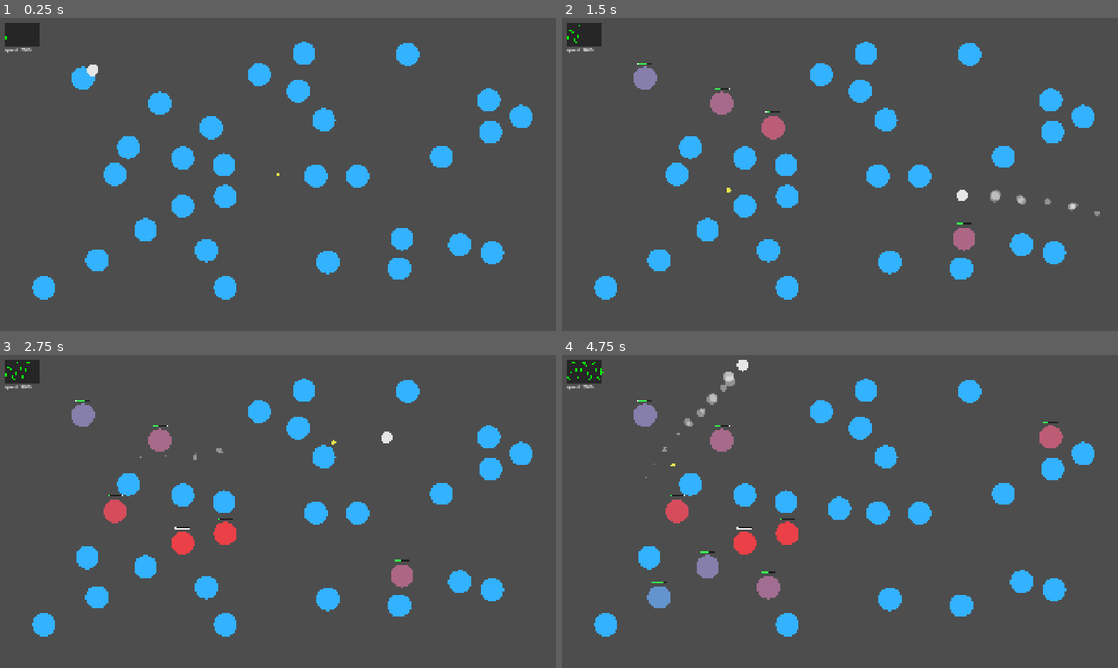
Above: before the commit, frames 1-4 (two rows, left to right).
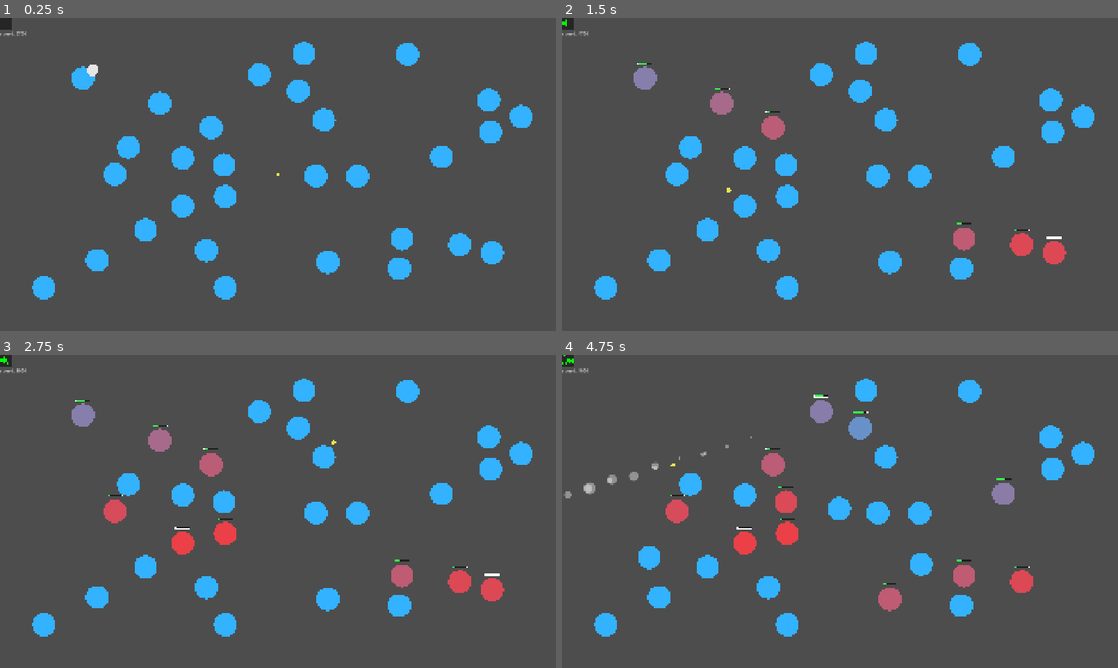
Above: after the commit, the same moments.

Repository: dandylion140206/kinetic_ball
Game: Godot game, scene res://main.tscn
The game is run twice, just before and just after one commit, with the same random seed, the same clock (stepped at 60 frames per second) and the same inputs. Sound files missing from this copy of the repository are replaced by a short silence.
Inputs (mouse positions are in pixels of both pictures, inside the frame that each line leads up to):
- Up to frame 1 (0.25 s): no input
- Up to frame 2 (1.5 s): move the mouse to (962, 158) at 0.52 s; click (962, 158) at 0.6 s; tap Enter at 1.25 s; move the mouse to (728, 190) at 1.27 s; click (728, 190) at 1.35 s
- Up to frame 3 (2.75 s): move the mouse to (333, 442) at 2.02 s; tap Shift at 2.1 s; click (333, 442) at 2.3 s
- Up to frame 4 (4.75 s): move the mouse to (812, 574) at 2.77 s; click (812, 574) at 2.85 s; move the mouse to (1006, 558) at 3.52 s; click (1006, 558) at 3.6 s; move the mouse to (673, 464) at 4.27 s; tap Shift at 4.35 s; click (673, 464) at 4.55 s

The runs differ from the first frame. In frame 1, 0.5% of the frame differs, in the area x 0-8%, y 0-12%; in frame 2, 1.3%; in frame 3, 1.7%; in frame 4, 5.1%, in the area x 0-91%, y 0-82%.

Commit message:
13

Diff:
--- a/ball/ball.gd
+++ b/ball/ball.gd
@@ -5,6 +5,11 @@
 signal boost_activated(
 	follow_node: Node2D,
 	boost_direction: Vector2
+)
+signal hit_confirmed(
+	target: Node,
+	attacker: Node,
+	damage_info: Dictionary
 )
 
 @export var movement_stats: MovementStats
@@ -14,14 +19,34 @@
 @onready var movement: Movement = $Movement
 @onready var boost: Boost = $Boost
 @onready var damage_dealer: DamageDealer = $DamageDealer
+@onready var hit_stop: HitStopReceiver = $HitStopReceiver
 
 
 func _ready() -> void:
 	area_entered.connect(_on_area_entered)
 	body_entered.connect(_on_body_entered)
+	damage_dealer.damage_dealt.connect(_on_damage_dealt)
 
 
 func _process(delta: float) -> void:
+	if hit_stop.is_hit_stopped():
+		if _try_cancel_hit_stop_with_boost(delta):
+			return
+
+		speed_updated.emit(velocity.length())
+		return
+
+	_process_normal_movement(delta)
+
+
+func get_velocity_direction() -> Vector2:
+	if velocity.length_squared() <= 0.0001:
+		return Vector2.ZERO
+
+	return velocity.normalized()
+
+
+func _process_normal_movement(delta: float) -> void:
 	var target_position := get_global_mouse_position()
 
 	velocity = movement.calculate_velocity(
@@ -33,25 +58,43 @@
 	)
 
 	if Input.is_action_just_pressed("primary_action"):
-		var impulse := boost.try_activate(velocity)
-
-		if impulse.length_squared() > 0.0001:
-			velocity += impulse
-			boost_activated.emit(
-				self,
-				impulse.normalized()
-			)
+		_try_activate_boost()
 
 	global_position += velocity * delta
 
 	speed_updated.emit(velocity.length())
 
 
-func get_velocity_direction() -> Vector2:
-	if velocity.length_squared() <= 0.0001:
-		return Vector2.ZERO
+func _try_cancel_hit_stop_with_boost(delta: float) -> bool:
+	if not Input.is_action_just_pressed("primary_action"):
+		return false
 
-	return velocity.normalized()
+	if not _try_activate_boost():
+		return false
+
+	hit_stop.clear_hit_stop()
+
+	global_position += velocity * delta
+
+	speed_updated.emit(velocity.length())
+
+	return true
+
+
+func _try_activate_boost() -> bool:
+	var impulse := boost.try_activate(velocity)
+
+	if impulse.length_squared() <= 0.0001:
+		return false
+
+	velocity += impulse
+
+	boost_activated.emit(
+		self,
+		impulse.normalized()
+	)
+
+	return true
 
 
 func _on_area_entered(area: Area2D) -> void:
@@ -68,3 +111,15 @@
 		self,
 		velocity
 	)
+
+
+func _on_damage_dealt(
+	target: Node,
+	attacker: Node,
+	damage_info: Dictionary
+) -> void:
+	hit_confirmed.emit(
+		target,
+		attacker,
+		damage_info
+	)
--- a/ball/ball.tscn
+++ b/ball/ball.tscn
@@ -8,6 +8,7 @@
 [ext_resource type="Script" uid="uid://c44vcmo5b7yyd" path="res://sound_player.gd" id="6_pshbt"]
 [ext_resource type="Script" uid="uid://yy0srp34g4cl" path="res://ball/damage_dealer.gd" id="6_r541t"]
 [ext_resource type="AudioStream" uid="uid://dpai2b5xgyi41" path="res://assets/sfx/ブースト/DSGNMisc_HIT-Synth Hit_HY_PC-001.wav" id="7_pshbt"]
+[ext_resource type="Script" uid="uid://dpckb1ftogkt5" path="res://hit_reaction/hit_stop_receiver.gd" id="9_vf1tv"]
 
 [sub_resource type="CircleShape2D" id="CircleShape2D_ktgx5"]
 radius = 20.0
@@ -38,6 +39,11 @@
 sound = ExtResource("7_pshbt")
 volume_db = -6.0
 
-[node name="DamageDealer" type="Node" parent="." unique_id=964661257]
+[node name="DamageDealer" type="Node" parent="." unique_id=624204356]
 script = ExtResource("6_r541t")
-speed_damage_scale = 0.018
+metadata/_custom_type_script = "uid://yy0srp34g4cl"
+
+[node name="HitStopReceiver" type="Node" parent="." unique_id=191537168]
+script = ExtResource("9_vf1tv")
+visual_path = NodePath("../BallVisual")
+metadata/_custom_type_script = "uid://dpckb1ftogkt5"
--- a/ball/damage_dealer.gd
+++ b/ball/damage_dealer.gd
@@ -1,9 +1,15 @@
 class_name DamageDealer
 extends Node
 
+signal damage_dealt(
+	target: Node,
+	attacker: Node,
+	damage_info: Dictionary
+)
+
 @export_range(0, 5000, 100) var min_damage_speed: int = 500
 @export_range(0, 100, 1) var base_damage: int = 0
-@export_range(0.0, 0.1, 0.001) var speed_damage_scale: float = 0.01
+@export_range(0.0, 0.1, 0.001) var speed_damage_scale: float = 0.018
 @export_range(0, 9999, 1) var max_damage: int = 9999
 
 
@@ -32,6 +38,11 @@
 
 	if target.has_method("take_damage"):
 		target.take_damage(damage_info)
+		damage_dealt.emit(
+			target,
+			attacker,
+			damage_info
+		)
 
 
 func _calculate_damage(speed: float) -> float:
--- a/effects/boost_smoke_effect.tscn
+++ b/effects/boost_smoke_effect.tscn
@@ -12,8 +12,8 @@
 [node name="Particles" type="CPUParticles2D" parent="." unique_id=824494506]
 emitting = false
 amount = 20
-lifetime = 0.18000000000000002
-randomness = 0.6
+lifetime = 0.2
+randomness = 0.8
 lifetime_randomness = 0.2
 emission_shape = 1
 emission_sphere_radius = 10.0
--- /dev/null
+++ b/hit_reaction/hit_reaction_director.gd
@@ -0,0 +1,79 @@
+class_name HitReactionDirector
+extends Node
+
+@export_range(0.0, 10000.0, 100.0) var min_speed: float = 500.0
+@export_range(0.0, 20000.0, 100.0) var max_speed: float = 7000.0
+@export_range(0.0, 0.1, 0.002) var min_duration: float = 0.01
+@export_range(0.0, 0.1, 0.002) var max_duration: float = 0.034
+@export_range(0.0, 2.0, 0.05) var attacker_duration_multiplier: float = 1.0
+@export_range(0.0, 2.0, 0.05) var target_duration_multiplier: float = 1.0
+
+
+func play_hit_reaction(
+	target: Node,
+	attacker: Node,
+	damage_info: Dictionary
+) -> void:
+	if target == null or attacker == null:
+		return
+
+	var speed := _get_speed(damage_info)
+	var strength_ratio := _get_strength_ratio(speed)
+
+	var duration := lerpf(
+		min_duration,
+		max_duration,
+		strength_ratio
+	)
+
+	_request_hit_stop(
+		attacker,
+		duration * attacker_duration_multiplier
+	)
+
+	_request_hit_stop(
+		target,
+		duration * target_duration_multiplier
+	)
+
+
+func _request_hit_stop(
+	node: Node,
+	duration: float
+) -> void:
+	var receiver := _find_hit_stop_receiver(node)
+
+	if receiver == null:
+		return
+
+	receiver.request_hit_stop(duration)
+
+
+func _find_hit_stop_receiver(node: Node) -> HitStopReceiver:
+	var direct_receiver := node.get_node_or_null("HitStopReceiver") as HitStopReceiver
+
+	if direct_receiver != null:
+		return direct_receiver
+
+	for child in node.get_children():
+		if child is HitStopReceiver:
+			return child
+
+	return null
+
+
+func _get_speed(damage_info: Dictionary) -> float:
+	if not damage_info.has("speed"):
+		return 0.0
+
+	return float(damage_info["speed"])
+
+
+func _get_strength_ratio(speed: float) -> float:
+	var ratio := inverse_lerp(
+		min_speed,
+		max_speed,
+		speed
+	)
+
+	return clampf(ratio, 0.0, 1.0)
--- /dev/null
+++ b/hit_reaction/hit_stop_receiver.gd
@@ -0,0 +1,22 @@
+class_name HitStopReceiver
+extends Node
+
+var _stop_end_msec: int = 0
+
+
+func is_hit_stopped() -> bool:
+	return Time.get_ticks_msec() < _stop_end_msec
+
+
+func request_hit_stop(duration: float) -> void:
+	if duration <= 0.0:
+		return
+
+	var now := Time.get_ticks_msec()
+	var new_end_msec := now + int(duration * 1000.0)
+
+	_stop_end_msec = maxi(_stop_end_msec, new_end_msec)
+
+
+func clear_hit_stop() -> void:
+	_stop_end_msec = 0
--- a/main.gd
+++ b/main.gd
@@ -2,14 +2,16 @@
 
 @onready var ball: Ball = $Ball
 @onready var speed_graph: SpeedGraph = $CanvasLayer/SpeedGraph
-@onready var vfx_layer: VFXSpawner = $VFXLayer
+@onready var vfx_spawner: VFXSpawner = $VFXSpawner
 @onready var target_spawner: TargetSpawner = $TargetSpawner
 @onready var health_bar_layer: HealthBarLayer = $HealthBarLayer
+@onready var hit_reaction_director: HitReactionDirector = $HitReactionDirector
 
 
 func _ready() -> void:
 	ball.speed_updated.connect(speed_graph.add_value)
-	ball.boost_activated.connect(vfx_layer.spawn_boost_smoke)
+	ball.boost_activated.connect(vfx_spawner.spawn_boost_smoke)
+	ball.hit_confirmed.connect(hit_reaction_director.play_hit_reaction)
 
 	target_spawner.target_spawned.connect(health_bar_layer.register_target)
 
--- a/main.tscn
+++ b/main.tscn
@@ -7,29 +7,37 @@
 [ext_resource type="Script" uid="uid://bfhimbix04kqp" path="res://speed_graph.gd" id="3_h2yge"]
 [ext_resource type="Script" uid="uid://b8h5t4d243axg" path="res://target_spawner.gd" id="5_lquwl"]
 [ext_resource type="PackedScene" uid="uid://db4dp6n086j22" path="res://target/target.tscn" id="6_7mycd"]
-[ext_resource type="Script" uid="uid://dimnmy0ptmso1" path="res://health_bar_layer.gd" id="7_4c57u"]
+[ext_resource type="Script" uid="uid://dimnmy0ptmso1" path="res://ui/health_bar_layer.gd" id="7_4c57u"]
 [ext_resource type="Script" uid="uid://b2dog2m20x8s3" path="res://vfx_spawner.gd" id="7_272bh"]
 [ext_resource type="PackedScene" uid="uid://c7mpnvlntsbrn" path="res://effects/boost_smoke_effect.tscn" id="8_5vw27"]
-[ext_resource type="PackedScene" uid="uid://c7spad1eefqnw" path="res://health_bar.tscn" id="8_efxa6"]
+[ext_resource type="PackedScene" uid="uid://c7spad1eefqnw" path="res://ui/health_bar.tscn" id="8_efxa6"]
+[ext_resource type="Script" uid="uid://cadjyiv23jck7" path="res://hit_reaction/hit_reaction_director.gd" id="9_dg77c"]
 
 [node name="Main" type="Node" unique_id=2035431096]
 script = ExtResource("1_1bvp3")
 
-[node name="DebugController" type="Node" parent="." unique_id=1144913885]
+[node name="DebugController" type="Node" parent="." unique_id=567968865]
 script = ExtResource("2_kek77")
+metadata/_custom_type_script = "uid://cqah54np3sxrt"
 
-[node name="VFXLayer" type="Node2D" parent="." unique_id=1393310937]
+[node name="VFXSpawner" type="Node2D" parent="." unique_id=1711497784]
 script = ExtResource("7_272bh")
 boost_smoke_scene = ExtResource("8_5vw27")
+metadata/_custom_type_script = "uid://b2dog2m20x8s3"
 
-[node name="TargetSpawner" type="Node" parent="." unique_id=1007765360 node_paths=PackedStringArray("avoid_node")]
+[node name="TargetSpawner" type="Node" parent="." unique_id=686693965]
 script = ExtResource("5_lquwl")
 target_scene = ExtResource("6_7mycd")
-avoid_node = NodePath("../Ball")
+metadata/_custom_type_script = "uid://b8h5t4d243axg"
 
-[node name="HealthBarLayer" type="Node2D" parent="." unique_id=1619796642]
+[node name="HealthBarLayer" type="Node2D" parent="." unique_id=37919551]
 script = ExtResource("7_4c57u")
 health_bar_scene = ExtResource("8_efxa6")
+metadata/_custom_type_script = "uid://dimnmy0ptmso1"
+
+[node name="HitReactionDirector" type="Node" parent="." unique_id=875439192]
+script = ExtResource("9_dg77c")
+metadata/_custom_type_script = "uid://cadjyiv23jck7"
 
 [node name="Cursor" parent="." unique_id=855206738 instance=ExtResource("1_0xm2m")]
 
@@ -37,12 +45,10 @@
 
 [node name="CanvasLayer" type="CanvasLayer" parent="." unique_id=386194748]
 
-[node name="SpeedGraph" type="Control" parent="CanvasLayer" unique_id=758416055]
+[node name="SpeedGraph" type="Control" parent="CanvasLayer" unique_id=1055740986]
 layout_mode = 3
 anchors_preset = 0
-offset_left = 14.6
-offset_top = 15.7
-offset_right = 140.2
-offset_bottom = 96.0
+offset_right = 40.0
+offset_bottom = 40.0
 script = ExtResource("3_h2yge")
-max_value = 6000.0
+metadata/_custom_type_script = "uid://bfhimbix04kqp"
--- a/speed_graph.gd
+++ b/speed_graph.gd
@@ -2,7 +2,7 @@
 extends Control
 
 @export var max_samples := 240
-@export var max_value := 7000.0
+@export var max_value := 6000.0
 @export var line_color := Color.LIME
 
 var current_value := 0.0
--- a/target/target.tscn
+++ b/target/target.tscn
@@ -7,6 +7,7 @@
 [ext_resource type="Script" uid="uid://c44vcmo5b7yyd" path="res://sound_player.gd" id="5_6nu6o"]
 [ext_resource type="AudioStream" uid="uid://ckij85u0fgpio" path="res://assets/sfx/ヒット/DSGNMisc_HIT-Hit Rattle_HY_PC-003.wav" id="6_q5yam"]
 [ext_resource type="AudioStream" uid="uid://c2krkxiq0mr3k" path="res://assets/sfx/消滅/DSGNMisc_HIT-Fleeting Hit_HY_PC-002.wav" id="7_q5yam"]
+[ext_resource type="Script" uid="uid://dpckb1ftogkt5" path="res://hit_reaction/hit_stop_receiver.gd" id="8_5m6mw"]
 
 [sub_resource type="CircleShape2D" id="CircleShape2D_ua4af"]
 radius = 40.0
@@ -39,3 +40,8 @@
 volume_db = -1.8999999999999984
 pitch_min = 0.94
 pitch_max = 1.06
+
+[node name="HitStopReceiver" type="Node" parent="." unique_id=1808367787]
+script = ExtResource("8_5m6mw")
+visual_path = NodePath("../TargetVisual")
+metadata/_custom_type_script = "uid://dpckb1ftogkt5"
--- a/health_bar.tscn
+++ b/ui/health_bar.tscn
@@ -1,6 +1,6 @@
 [gd_scene format=3 uid="uid://c7spad1eefqnw"]
 
-[ext_resource type="Script" uid="uid://xbohl13qx7pb" path="res://health_bar.gd" id="1_m7ell"]
+[ext_resource type="Script" uid="uid://xbohl13qx7pb" path="res://ui/health_bar.gd" id="1_m7ell"]
 
 [node name="HealthBar" type="Node2D" unique_id=319253791]
 script = ExtResource("1_m7ell")
Not shown, added: hit_reaction/hit_reaction_director.gd.uid
Not shown, added: hit_reaction/hit_stop_receiver.gd.uid
Renamed: health_bar.gd -> ui/health_bar.gd
Renamed: health_bar.gd.uid -> ui/health_bar.gd.uid
Renamed: health_bar_layer.gd -> ui/health_bar_layer.gd
Renamed: health_bar_layer.gd.uid -> ui/health_bar_layer.gd.uid
